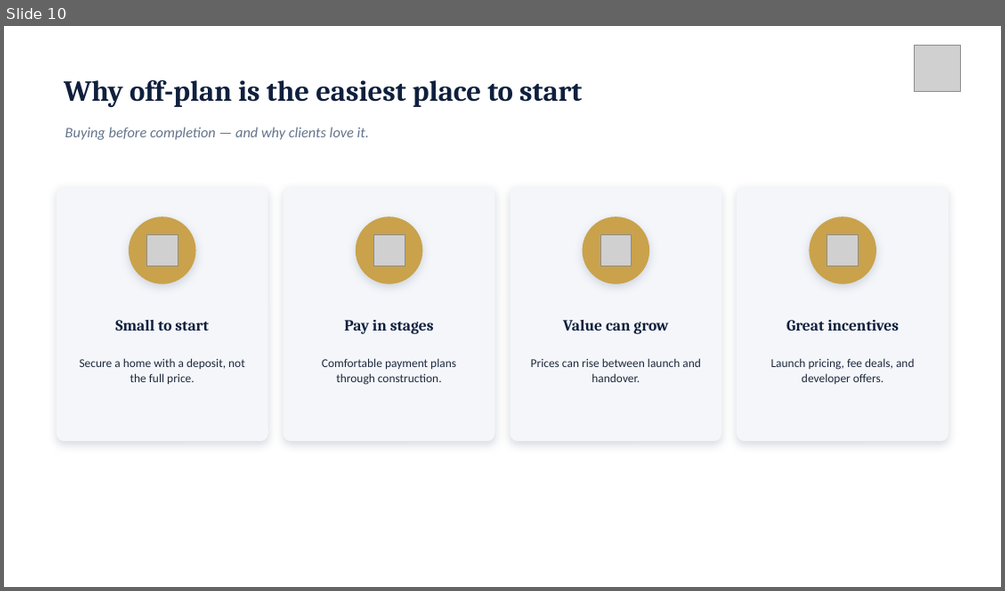
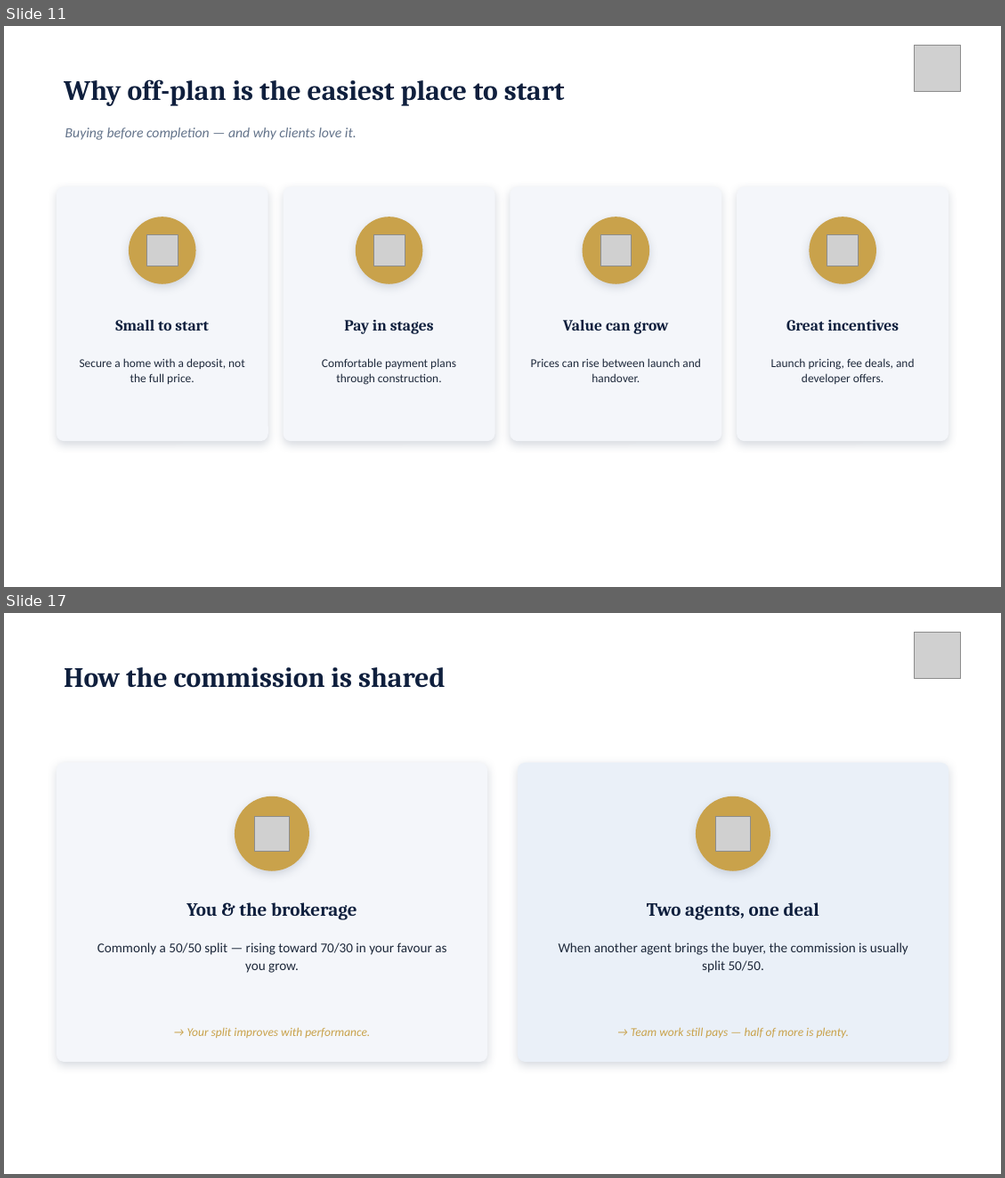
Before and after one commit to MWareth/openai-startup-name-generator, a slide deck: bridges-allies/BridgesAllies_OffPlan_Training_Day1.pptx. Shown one above the other, each under a label of ours: slide 10 before the commit, slides 11 and 17 after it; the slides between them are not shown. The pictures are 1005x591 and 1005x1178 pixels, drawn with LibreOffice and Linux fonts; fonts in the diff are those of the drawing; grey boxes stand for pictures. Boxes give left, top, right and bottom in pixels: in the first picture for what was removed or moved away, otherwise in the second. Text is boxed around its words. In the diff, an @@ line names an element or a change of style, - is before the commit and + after.

```diff
--- a/bridges-allies/BridgesAllies_OffPlan_Training_Day1.pptx
+++ b/bridges-allies/BridgesAllies_OffPlan_Training_Day1.pptx
@@ slide 17 added at <box>4,613,1001,1174</box>, background #FFFFFF @@
@@ picture added at <box>914,633,961,679</box> @@
@@ text added at <box>64,667,445,688</box>, 27 pt, text #0F1F3D, bold @@
+How the commission is shared
@@ rounded rectangle added at <box>57,763,488,1062</box>, fill #F4F6FA @@
@@ rounded rectangle added at <box>518,763,949,1062</box>, fill #EAF0F8 @@
@@ ellipse added at <box>235,796,309,871</box>, fill #C9A24B @@
@@ ellipse added at <box>696,796,770,871</box>, fill #C9A24B @@
@@ picture added at <box>254,817,289,851</box> @@
@@ picture added at <box>716,817,751,851</box> @@
@@ text added at <box>186,902,356,920</box>, 18 pt, text #0F1F3D, bold @@
+You & the brokerage
@@ text added at <box>647,902,819,920</box>, 18 pt, text #0F1F3D, bold @@
+Two agents, one deal
@@ text added at <box>97,942,446,973</box>, 13 pt, text #1E293B @@
+Commonly a 50/50 split — rising toward 70/30 in your favour as you grow.
@@ text added at <box>558,942,908,973</box>, 13 pt, text #1E293B @@
+When another agent brings the buyer, the commission is usually split 50/50.
@@ text added at <box>187,1027,370,1038</box>, 11.5 pt, text #C9A24B, italic @@
+→ Your split improves with performance.
@@ text added at <box>631,1027,849,1038</box>, 11.5 pt, text #C9A24B, italic @@
+→ Team work still pays — half of more is plenty.
@@ what was slide 10 is now slide 11 @@
@@ slide 11 changed as well @@
@@ text "Why off-plan is the easiest ..." at <box>64,79,565,106</box>: size 28 to 27 pt @@
@@ text "Buying before completion — and ..." at <box>65,127,356,140</box>: size 14 to 13.5 pt @@
```
Also in this commit, not shown: 11 other slides changed, 10 other slides added, 1 slide removed, 1 other file.
